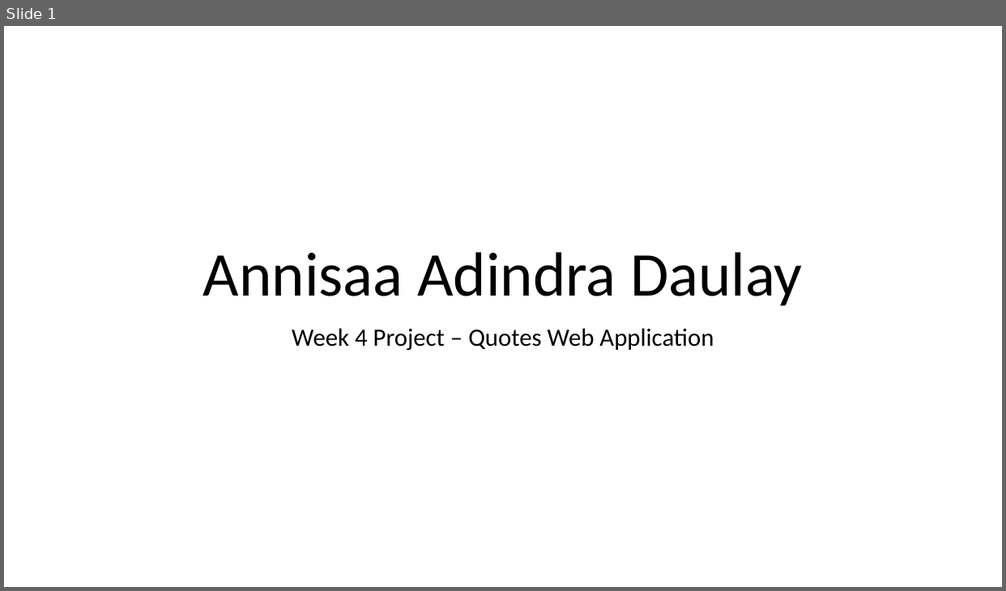
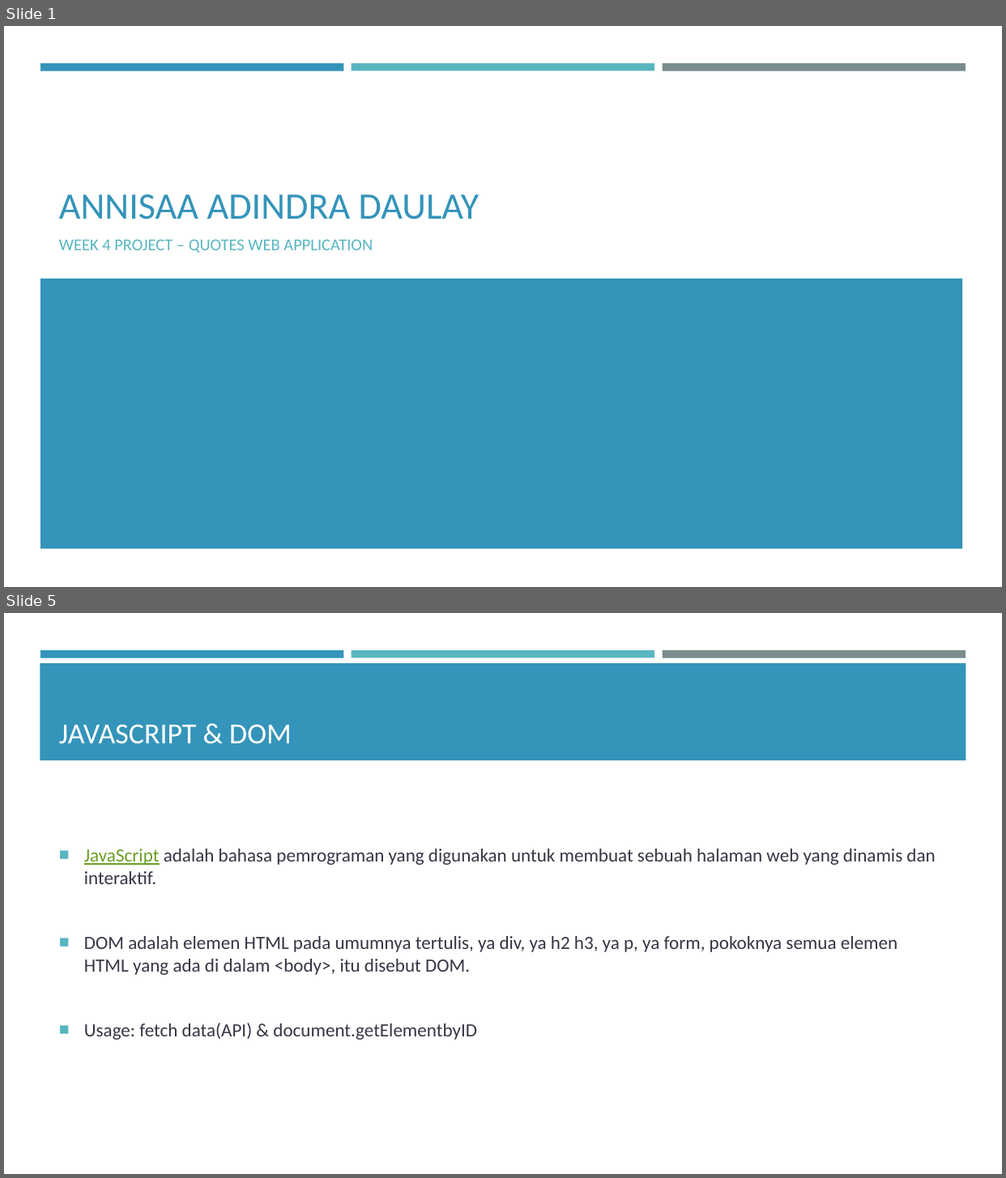
Before and after one commit to annisaaadindra/quotes-web-app, a slide deck: Annisaa Adindra Daulay.pptx. Shown one above the other, each under a label of ours: slide 1 before the commit, slides 1 and 5 after it; the slides between them are not shown. The pictures are 1006x591 and 1006x1178 pixels, drawn with LibreOffice and Linux fonts; fonts in the diff are those of the drawing. Boxes give left, top, right and bottom in pixels: in the first picture for what was removed or moved away, otherwise in the second. Text is boxed around its words. In the diff, an @@ line names an element or a change of style, - is before the commit and + after.

Commit message:
fetching data

```diff
--- a/Annisaa Adindra Daulay.pptx
+++ b/Annisaa Adindra Daulay.pptx
@@ slide 5 added at box(4, 613, 1002, 1174), background #FFFFFF; not listed: 3 template elements that a slide beside it also shows @@
@@ rectangle added at box(40, 663, 966, 760), fill #3494BA @@
@@ title added at box(59, 724, 292, 744), 28 pt, text #FFFFFF @@
+JAVASCRIPT & DOM
@@ text added at box(84, 849, 935, 1040), 18 pt, text #373545 @@
+■ JavaScript adalah bahasa pemrograman yang digunakan untuk membuat sebuah halaman web yang dinamis dan interaktif.
+■ DOM adalah elemen HTML pada umumnya tertulis, ya div, ya h2 h3, ya p, ya form, pokoknya semua elemen HTML yang ada di dalam <body>, itu disebut DOM.
+■ Usage: fetch data(API) & document.getElementbyID
@@ slide 1 changed as well @@
@@ rectangle added at box(40, 63, 344, 71), fill #3494BA @@
@@ rectangle added at box(351, 63, 654, 71), fill #58B6C0 @@
@@ rectangle added at box(662, 63, 965, 71), fill #7A8C8E @@
@@ title at box(59, 194, 479, 220): text changed; size 60 to 36 pt; text colour #000000 to #3494BA @@
-Annisaa Adindra Daulay
+ANNISAA ADINDRA DAULAY
@@ subtitle at box(59, 239, 373, 253): text changed; size 24 to 16 pt; text colour #000000 to #58B6C0 @@
-Week 4 Project – Quotes Web Application
+WEEK 4 PROJECT – QUOTES WEB APPLICATION
@@ rectangle added at box(40, 278, 963, 548), fill #3494BA @@
```
Also in this commit, not shown: 5 other slides added, 2 other files.
